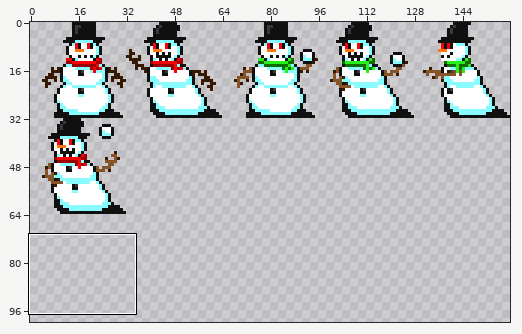
Sprite sheet: src/assets/images/LD31_snowman.png. Above, an overview of the earlier version with the close-up marked.
Close-up. First the earlier version:
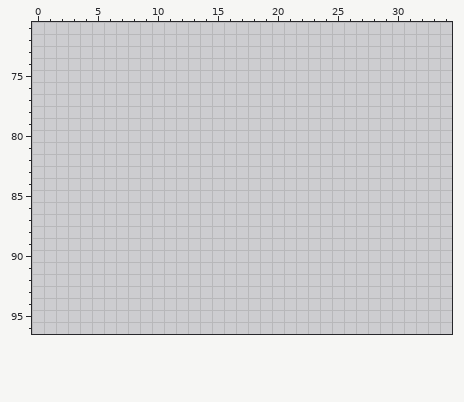
The file is 480x480 pixels, drawn in blocks of 3x3; one block is one cell here. Shown: x 0..34, y 71..96. The wide view leaves out empty margins. The commit also changed other parts of the picture, which this record leaves out.
After the commit:
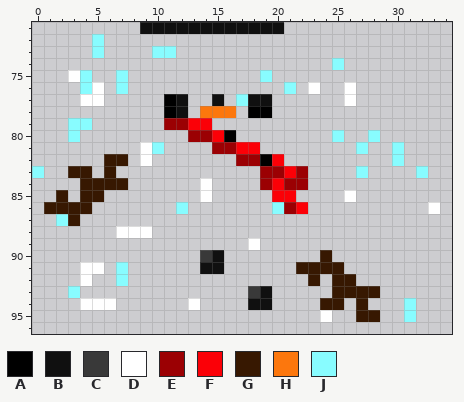
Palette (. is transparent): A #000000  B #101010  C #393939  D #ffffff  E #9b0003  F #fb0007  G #371801  H #fc770d  J #88fcff
Edits made:
y 71: x 9..20 ............ -> BBBBBBBBBBBB
y 72: x 5 . -> J
y 73: x 5 . -> J; x 10..11 .. -> JJ
y 74: x 25 . -> J
y 75: x 3..4 .. -> DJ; x 7 . -> J; x 19 . -> J
y 76: x 4..5 .. -> JD; x 7 . -> J; x 21 . -> J; x 23 . -> D; x 26 . -> D
y 77: x 4..5 .. -> DD; x 11..12 .. -> AB; x 15 . -> B; x 17..19 ... -> JBB; x 26 . -> D
y 78: x 11..12 .. -> AB; x 14..16 ... -> HHH; x 18..19 .. -> AA
y 79: x 3..4 .. -> JJ; x 11..14 .... -> EEFF
y 80: x 3 . -> J; x 13..16 .... -> EEFA; x 25 . -> J; x 28 . -> J
y 81: x 9..10 .. -> DJ; x 15..18 .... -> EEFF; x 27 . -> J; x 30 . -> J
y 82: x 6..7 .. -> GG; x 9 . -> D; x 17..20 .... -> EEAF; x 30 . -> J
y 83: x 0 . -> J; x 3..4 .. -> GG; x 6 . -> G; x 19..22 .... -> EEFE; x 27 . -> J; x 32 . -> J
y 84: x 4..7 .... -> GGGG; x 14 . -> D; x 19..22 .... -> EFEE
y 85: x 2 . -> G; x 4..5 .. -> GG; x 14 . -> D; x 20..21 .. -> FF; x 26 . -> D
y 86: x 1..4 .... -> GGGG; x 12 . -> J; x 20..22 ... -> JEF; x 33 . -> D
y 87: x 2..3 .. -> JG
y 88: x 7..9 ... -> DDD
y 89: x 18 . -> D
y 90: x 14..15 .. -> CB; x 24 . -> G
y 91: x 4..5 .. -> DD; x 7 . -> J; x 14..15 .. -> BB; x 22..25 .... -> GGGG
y 92: x 4 . -> D; x 7 . -> J; x 23 . -> G; x 25..26 .. -> GG
y 93: x 3 . -> J; x 18..19 .. -> CB; x 25..28 .... -> GGGG
y 94: x 4..6 ... -> DDD; x 13 . -> D; x 18..19 .. -> BB; x 24..25 .. -> GG; x 27 . -> G; x 31 . -> J
y 95: x 24 . -> D; x 27..28 .. -> GG; x 31 . -> J
